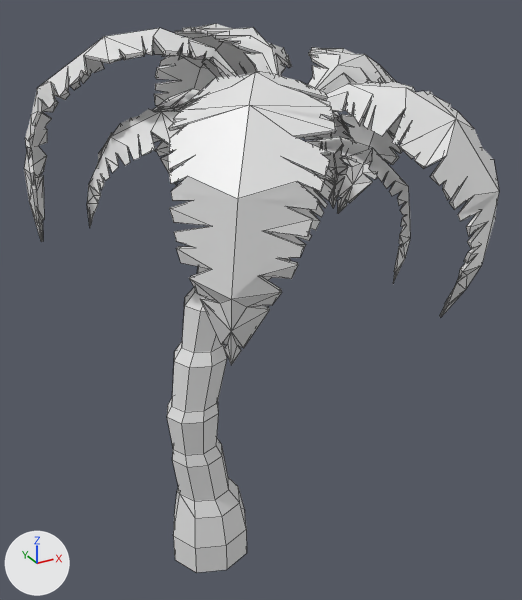
Renders of the FBX model Assets/FBX/Models/Flora/Palms/palm4.fbx from each side of a commit.
One viewpoint serves both versions: a 50 mm lens placed at (-2.16, -5.15, 5.13), pointed at (0.76, 0.14, 2.48). Every picture has the same lights, and +X, +Y and +Z are marked at lower left. Mesh edges are drawn as thin lines. Objects named as collision shapes, trigger or cutter boxes, shadow casters or lower levels of detail are left out.

Before the edit, the objects in view are built like this:
```python
mat_material_002 = principled_material('Material.002')
mat_material_002.base_color = (0.8, 0.8, 0.8)  # white #e7e7e7
mat_material_002.roughness = 0.4
me_plane_001 = bpy.data.meshes.new('Plane.001')
me_plane_001.from_pydata(...)  # 1872 vertices, 1725 faces; spans x -1.04..2.59, y -1.82..1.85, z 0.01..4.81
me_plane_001.materials.append(mat_material_002)  # white #e7e7e7
ob_palm4_lod0 = bpy.data.objects.new('palm4_LOD0', me_plane_001)
ob_palm4_lod0.location = (-0.08, 0.12, 0.0)
```
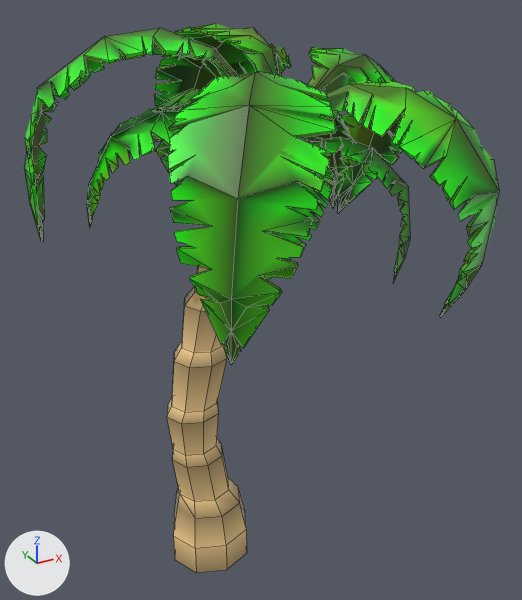
Where the newer file only moved an object's origin or applied its transform, the numbers keep the older frame.

Where the change shows, as pixel boxes (x1, y1, x2, y2) in the pictures (522 x 600 px):
'palm4_LOD0', surface changed, recoloured (white to green)
    both: (24, 24, 499, 573)
part 1 of me_plane_001, recoloured (white to green)
    both: (24, 24, 499, 365)

The edits, one by one:
Picture 'palm4.png' (img_palm4_png) is new.
In material 'Material.002' (mat_material_002), base_color is no longer (0.8, 0.8, 0.8), white #e7e7e7.
In material 'Material.002' (mat_material_002), texture is now set to img_palm4_png.
In material 'Material.002' (mat_material_002), roughness goes from 0.4 to 0.0.
Material 'Material' (mat_material) is new.
Its texture is img_palm4_png.
me_plane_001 has 1872 vertices, 1725 faces and spans x -1.04..2.59, y -1.82..1.85, z 0.01..4.81.
me_plane_001 is used by ob_palm4_lod0; location (-0.08, 0.12, 0.0).
me_plane_001 part 1: 1587 of the faces centred in x -1.03..2.58, y -1.8..1.83, z 2.6..4.77 switch from mat_material_002 (white #e7e7e7) to mat_material (picture img_palm4_png).
